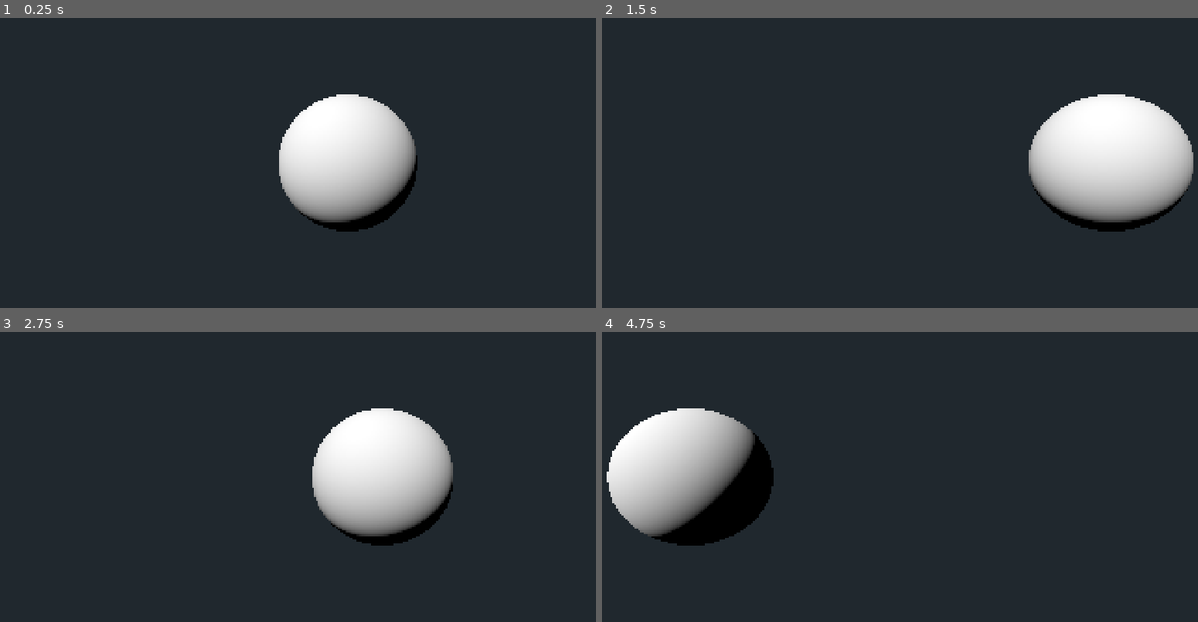
Above: before the commit, frames 1-4 (two rows, left to right).
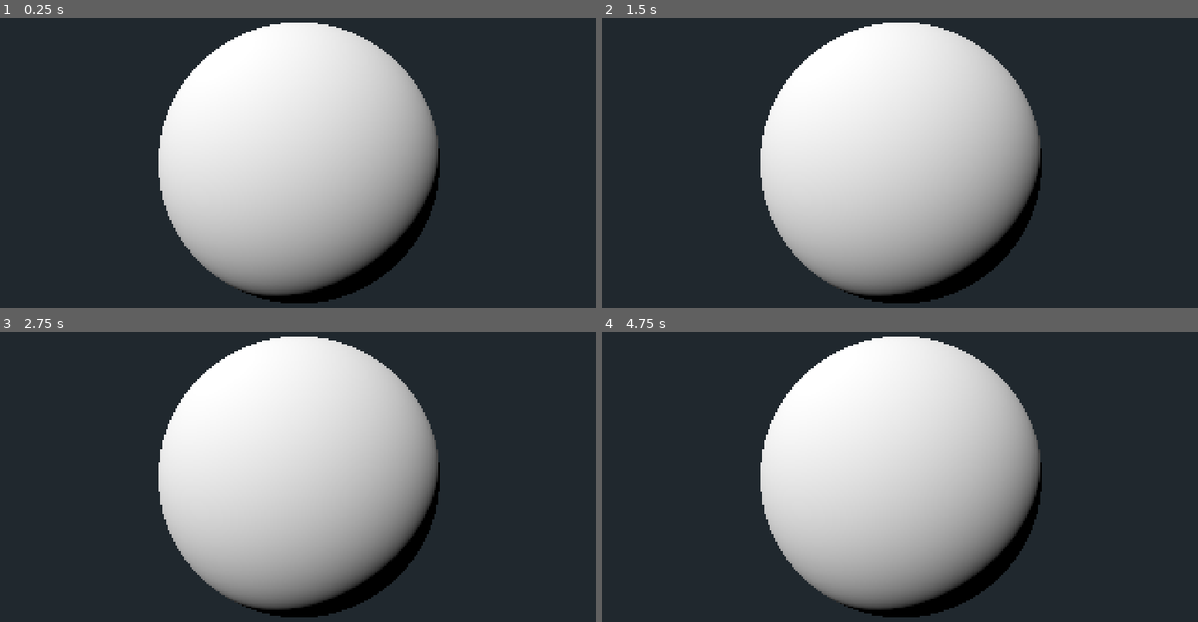
Above: after the commit, the same moments.

Repository: GarrettGunnell/AcerolaFX-Godot
Game: Godot game, scene res://Scenes/main.tscn
Two runs of this game, one before a commit and one after it. Both use one fixed random seed, a clock stepped at 60 frames per second and the inputs below. The project has no main scene, so this scene is started directly.
Inputs:
- Up to frame 1 (0.25 s): no input
- Up to frame 2 (1.5 s): no input
- Up to frame 3 (2.75 s): no input
- Up to frame 4 (4.75 s): no input

The runs differ from the first frame. In frame 1, 31% of the frame differs, in the area x 26-74%, y 1-99%; in frame 2, 45%, in the area x 26-100%, y 1-99%; in frame 3, 34%; in frame 4, 45%.

Commit message:
Base compositor effect that samples color, depth, and motion vectors

Diff:
--- a/Scenes/main.tscn
+++ b/Scenes/main.tscn
@@ -7,18 +7,18 @@
 background_mode = 1
 background_color = Color(0.12396323, 0.15677339, 0.17969939, 1)
 
-[sub_resource type="CompositorEffect" id="CompositorEffect_7u77a"]
+[sub_resource type="CompositorEffect" id="CompositorEffect_bo1nx"]
 resource_local_to_scene = false
 resource_name = ""
 enabled = true
 effect_callback_type = 4
-needs_motion_vectors = false
-needs_normal_roughness = false
+needs_motion_vectors = true
+needs_normal_roughness = true
 script = ExtResource("1_jjgbg")
 metadata/_custom_type_script = "uid://bteyp40rcv3c6"
 
 [sub_resource type="Compositor" id="Compositor_buhqs"]
-compositor_effects = Array[CompositorEffect]([SubResource("CompositorEffect_7u77a")])
+compositor_effects = Array[CompositorEffect]([SubResource("CompositorEffect_bo1nx")])
 
 [sub_resource type="StandardMaterial3D" id="StandardMaterial3D_bo1nx"]
 diffuse_mode = 1
@@ -28,11 +28,13 @@
 
 [sub_resource type="SphereMesh" id="SphereMesh_duk7s"]
 material = SubResource("StandardMaterial3D_bo1nx")
+radius = 0.25
+height = 0.5
 
 [node name="Main" type="Node3D" unique_id=552659395]
 
 [node name="Camera3D" type="Camera3D" parent="." unique_id=1520156418]
-transform = Transform3D(1, 0, 0, 0, 1, 0, 0, 0, 1, 0, 0, 2.255637)
+transform = Transform3D(1, 0, 0, 0, 1, 0, 0, 0, 1, 0, 0, 0.59)
 fov = 60.0
 
 [node name="WorldEnvironment" type="WorldEnvironment" parent="." unique_id=1821228915]
@@ -45,4 +47,5 @@
 [node name="Ball" type="MeshInstance3D" parent="." unique_id=181125635]
 mesh = SubResource("SphereMesh_duk7s")
 script = ExtResource("2_bo1nx")
-amplitude = 1.5
+x_amplitude = 0.0
+y_amplitude = 0.0
--- a/base_compositor_effect.gd
+++ b/base_compositor_effect.gd
@@ -6,16 +6,28 @@
 @export_tool_button("Recompile", "Callable") var recompile_action = compile_shader;
 
 
-var rd: RenderingDevice
-var shader: RID
-var pipeline: RID
+var rd : RenderingDevice;
+var shader : RID;
+var pipeline : RID;
+
+var nearest_sampler : RID;
 
 
 func _init():
 	effect_callback_type = CompositorEffect.EFFECT_CALLBACK_TYPE_POST_TRANSPARENT;
+	needs_motion_vectors = true;
+	needs_normal_roughness = true;
+
 	rd = RenderingServer.get_rendering_device();
+	if not rd: return;
 
 	compile_shader();
+
+	# Create nearest neighbor sampler state
+	var sampler_state : RDSamplerState = RDSamplerState.new();
+	sampler_state.min_filter = RenderingDevice.SAMPLER_FILTER_NEAREST;
+	sampler_state.mag_filter = RenderingDevice.SAMPLER_FILTER_NEAREST;
+	nearest_sampler = rd.sampler_create(sampler_state);
 
 
 func _render_callback(effect_callback_type: int, render_data: RenderData) -> void:
@@ -40,22 +52,37 @@
 	push_constant.push_back(0.0);
 	push_constant.push_back(0.0);
 
-	var input_image = render_scene_buffers.get_color_layer(0);
+	var color_buffer : RID = render_scene_buffers.get_color_layer(0);
+	var motion_vector_buffer : RID = render_scene_buffers.get_velocity_layer(0);
+	var depth_buffer : RID = render_scene_buffers.get_depth_layer(0);
 
 	# Create a uniform set.
-	var uniform: RDUniform = RDUniform.new()
-	uniform.uniform_type = RenderingDevice.UNIFORM_TYPE_IMAGE
-	uniform.binding = 0
-	uniform.add_id(input_image)
-	var uniform_set = UniformSetCacheRD.get_cache(shader, 0, [ uniform ])
+	var color_buffer_uniform : RDUniform = RDUniform.new();
+	color_buffer_uniform.uniform_type = RenderingDevice.UNIFORM_TYPE_IMAGE;
+	color_buffer_uniform.binding = 0;
+	color_buffer_uniform.add_id(color_buffer);
+
+	# Depth cannot be bound as image2D due to being created without the proper usage flag, it must be accessed with a sampler2D instead
+	var depth_buffer_uniform : RDUniform = RDUniform.new();
+	depth_buffer_uniform.uniform_type = RenderingDevice.UNIFORM_TYPE_SAMPLER_WITH_TEXTURE;
+	depth_buffer_uniform.binding = 1;
+	depth_buffer_uniform.add_id(nearest_sampler);
+	depth_buffer_uniform.add_id(depth_buffer);
+
+	var motion_buffer_uniform : RDUniform = RDUniform.new();
+	motion_buffer_uniform.uniform_type = RenderingDevice.UNIFORM_TYPE_IMAGE;
+	motion_buffer_uniform.binding = 2;
+	motion_buffer_uniform.add_id(motion_vector_buffer);
+
+	var uniform_set : RID = UniformSetCacheRD.get_cache(shader, 0, [ color_buffer_uniform, depth_buffer_uniform, motion_buffer_uniform ]);
 
 	# Run our compute shader.
-	var compute_list:= rd.compute_list_begin()
-	rd.compute_list_bind_compute_pipeline(compute_list, pipeline)
-	rd.compute_list_bind_uniform_set(compute_list, uniform_set, 0)
-	rd.compute_list_set_push_constant(compute_list, push_constant.to_byte_array(), push_constant.size() * 4)
-	rd.compute_list_dispatch(compute_list, x_groups, y_groups, z_groups)
-	rd.compute_list_end()
+	var compute_list := rd.compute_list_begin();
+	rd.compute_list_bind_compute_pipeline(compute_list, pipeline);
+	rd.compute_list_bind_uniform_set(compute_list, uniform_set, 0);
+	rd.compute_list_set_push_constant(compute_list, push_constant.to_byte_array(), push_constant.size() * 4);
+	rd.compute_list_dispatch(compute_list, x_groups, y_groups, z_groups);
+	rd.compute_list_end();
 
 
 func compile_shader() -> bool:
@@ -89,15 +116,13 @@
 	return pipeline.is_valid();
 
 
-
-
 func _notification(what):
 	if what == NOTIFICATION_PREDELETE:
 		if shader.is_valid():
 			rd.free_rid(shader);
 
-
-
+		if nearest_sampler.is_valid():
+			rd.free_rid(nearest_sampler);
 
 
 const template_shader: String = """
@@ -107,6 +132,8 @@
 layout(local_size_x = 8, local_size_y = 8, local_size_z = 1) in;
 
 layout(rgba16f, set = 0, binding = 0) uniform image2D color_image;
+layout(set = 0, binding = 1) uniform sampler2D depth_image;
+layout(rgba16f, set = 0, binding = 2) uniform image2D motion_image;
 
 // Our push constant
 layout(push_constant, std430) uniform Params {
@@ -116,16 +143,25 @@
 
 // The code we want to execute in each invocation
 void main() {
-	ivec2 uv = ivec2(gl_GlobalInvocationID.xy);
+	ivec2 thread_id = ivec2(gl_GlobalInvocationID.xy);
 	ivec2 size = ivec2(params.raster_size);
 
-	if (uv.x >= size.x || uv.y >= size.y) {
+	if (thread_id.x >= size.x || thread_id.y >= size.y) {
 		return;
 	}
 
-	vec4 color = imageLoad(color_image, uv);
+	vec2 uv = gl_GlobalInvocationID.xy / params.raster_size;
+
+	vec4 color = imageLoad(color_image, thread_id);
+    vec4 motion = imageLoad(motion_image, thread_id);
+
+	float raw_depth = texture(depth_image, uv).r;
 
 
-	imageStore(color_image, uv, color);
+	vec4 color_output = color;
+	vec4 depth_output = vec4(raw_depth);
+	vec4 motion_output = abs(motion);
+
+	imageStore(color_image, thread_id, motion_output);
 }
 """
--- a/wave_transformer.gd
+++ b/wave_transformer.gd
@@ -1,11 +1,14 @@
 extends Node
 
-@export var frequency : float = 1.0;
-@export var amplitude : float = 1.0;
+@export var x_frequency : float = 1.0;
+@export var x_amplitude : float = 1.0;
+@export var y_frequency : float = 1.0;
+@export var y_amplitude : float = 1.0;
 
 var t : float = 0.0;
 
 func _process(delta: float) -> void:
-	self.position.x = sin(t * frequency) * amplitude;
+	self.position.x = sin(t * x_frequency) * x_amplitude;
+	self.position.y = sin(t * y_frequency) * y_amplitude;
 
 	t += delta;
